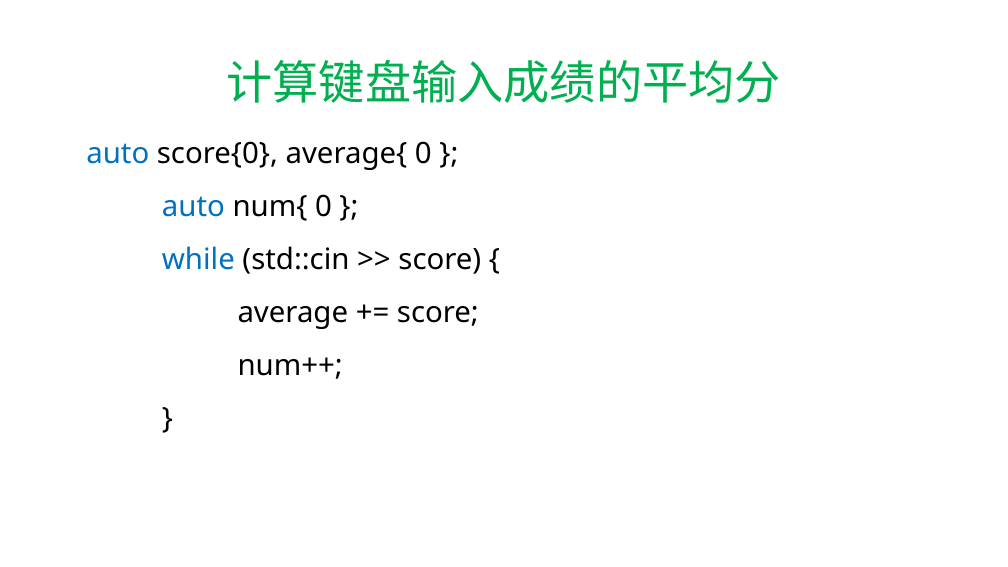
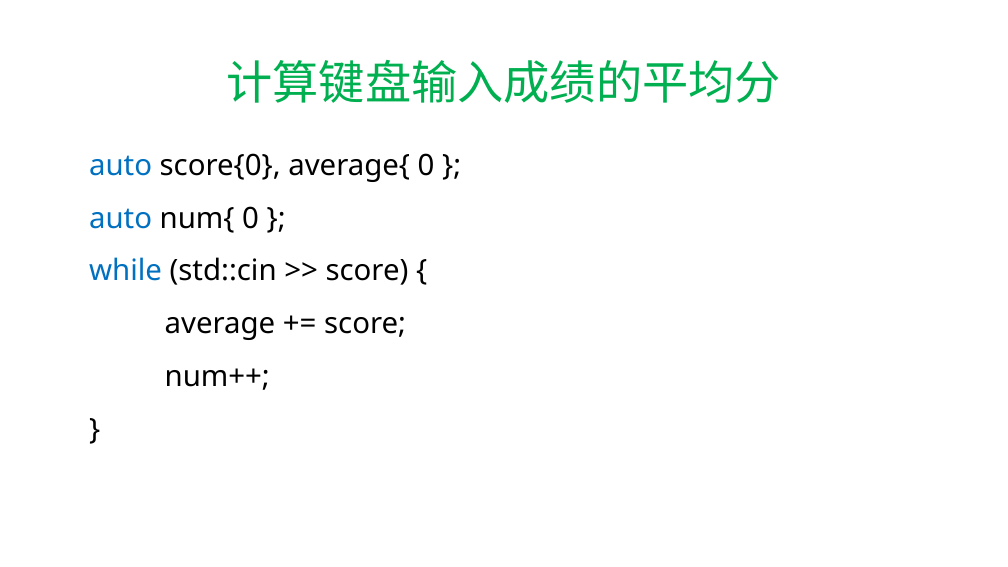
Before and after one commit to hwdong-net/cplusplus17, a slide deck: slide 30 of ppt/4. 语句.pptx. Drawn at 1008x567 pixels with LibreOffice and Linux fonts; fonts in the diff are those of the drawing. Boxes give left, top, right and bottom in pixels: in the first picture for what was removed or moved away, otherwise in the second. Text is boxed around its words. In the diff, an @@ line names an element or a change of style, - is before the commit and + after.

```diff
--- a/ppt/4. 语句.pptx
+++ b/ppt/4. 语句.pptx
@@ text "auto score{0}, average{ 0 };" rewrapped from (x1=86, y1=141, x2=481, y2=379) to (x1=89, y1=153, x2=435, y2=390) @@
```
Also in this commit, not shown: 6 other slides changed, 1 slide added, 1 slide removed.
